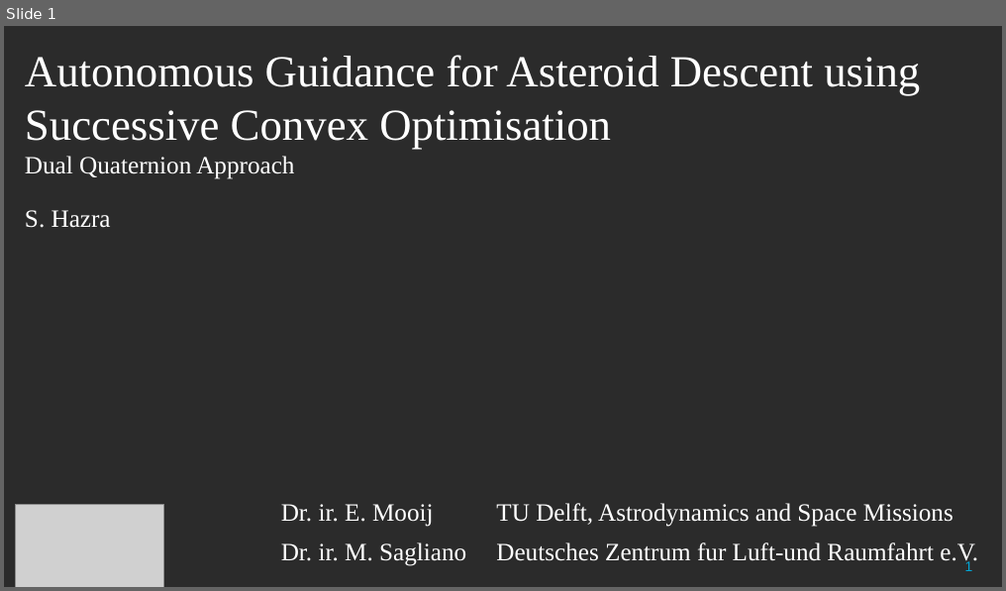
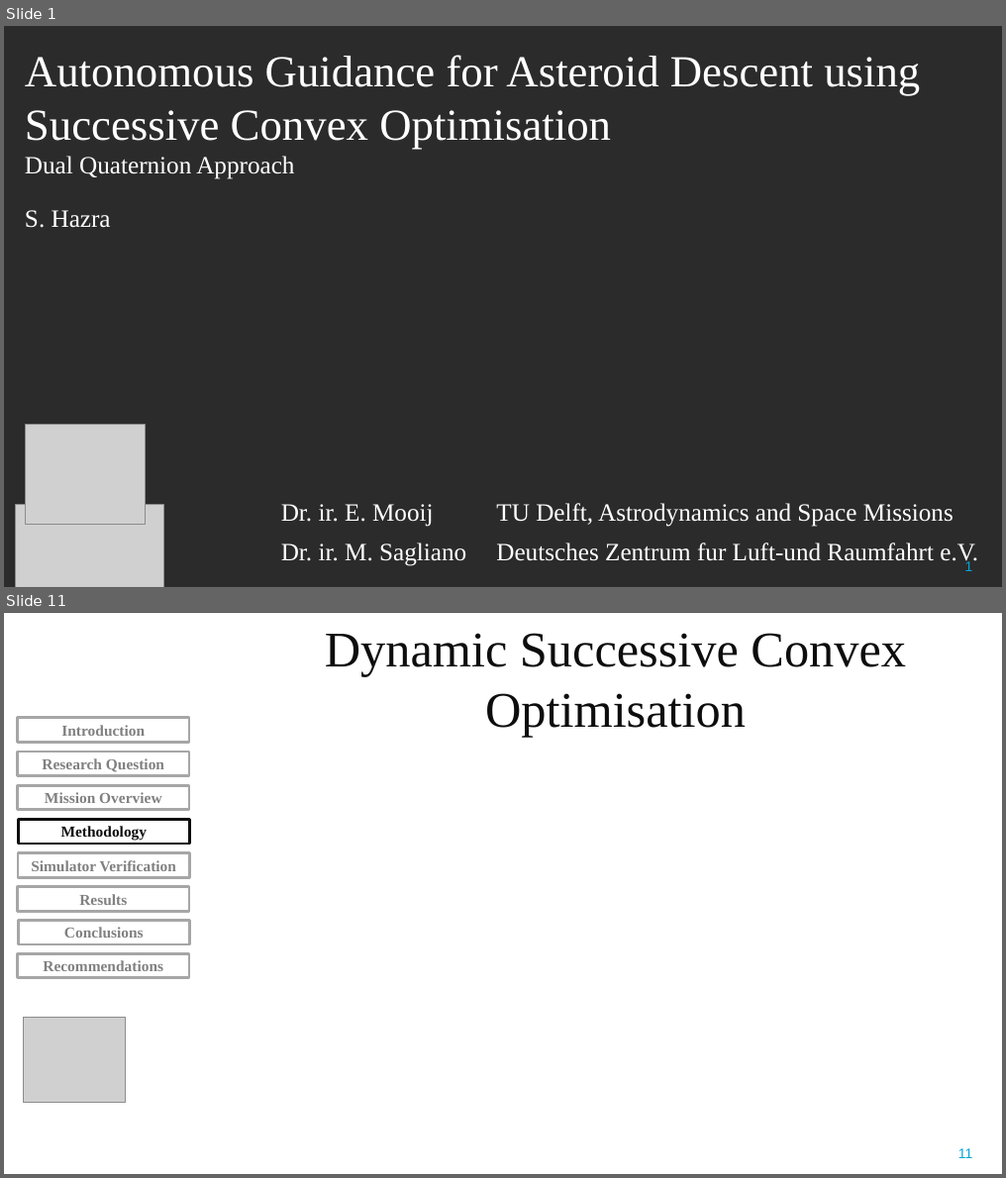
Before and after one commit to ShriyaH/Thesis, a slide deck: defense_presentation.pptx. Shown one above the other, each under a label of ours: slide 1 before the commit, slides 1 and 11 after it; the slides between them are not shown. The pictures are 1006x591 and 1006x1178 pixels, drawn with LibreOffice and Linux fonts; fonts in the diff are those of the drawing; grey boxes stand for pictures; background and template pictures are left out; a plain dark background stands for a picture behind light text. Boxes give left, top, right and bottom in pixels: in the first picture for what was removed or moved away, otherwise in the second. Text is boxed around its words. In the diff, an @@ line names an element or a change of style, - is before the commit and + after.

```diff
--- a/defense_presentation.pptx
+++ b/defense_presentation.pptx
@@ slide 11 added at <box>4,613,1002,1174</box>, background #FFFFFF; not listed: 1 template element that a slide beside it also shows @@
@@ text added at <box>325,633,906,737</box>, 36 pt, text #0D0D0D @@
+Dynamic Successive Convex Optimisation
@@ rectangle added at <box>18,718,189,742</box>, outline #A6A6A6 2 pt, 11 pt, text #808080, bold @@
+Introduction
@@ rectangle added at <box>18,752,189,775</box>, outline #A6A6A6 2 pt, 11 pt, text #808080, bold @@
+Research Question
@@ rectangle added at <box>18,785,189,810</box>, outline #A6A6A6 2 pt, 11 pt, text #808080, bold @@
+Mission Overview
@@ rectangle added at <box>18,820,189,844</box>, outline #0D0D0D 2 pt, 11 pt, text #0D0D0D, bold @@
+Methodology
@@ rectangle added at <box>18,854,189,877</box>, outline #A6A6A6 2 pt, 11 pt, text #808080, bold @@
+Simulator Verification
@@ rectangle added at <box>18,887,189,911</box>, outline #A6A6A6 2 pt, 11 pt, text #808080, bold @@
+Results
@@ rectangle added at <box>18,920,189,945</box>, outline #A6A6A6 2 pt, 11 pt, text #808080, bold @@
+Conclusions
@@ rectangle added at <box>18,954,189,977</box>, outline #A6A6A6 2 pt, 11 pt, text #808080, bold @@
+Recommendations
@@ picture added at <box>24,1017,126,1102</box> @@
@@ slide 1 changed as well @@
@@ picture added at <box>25,424,145,524</box> @@
```
Also in this commit, not shown: 8 other slides changed, 21 other slides added, 26 slides removed, 3 other files.
